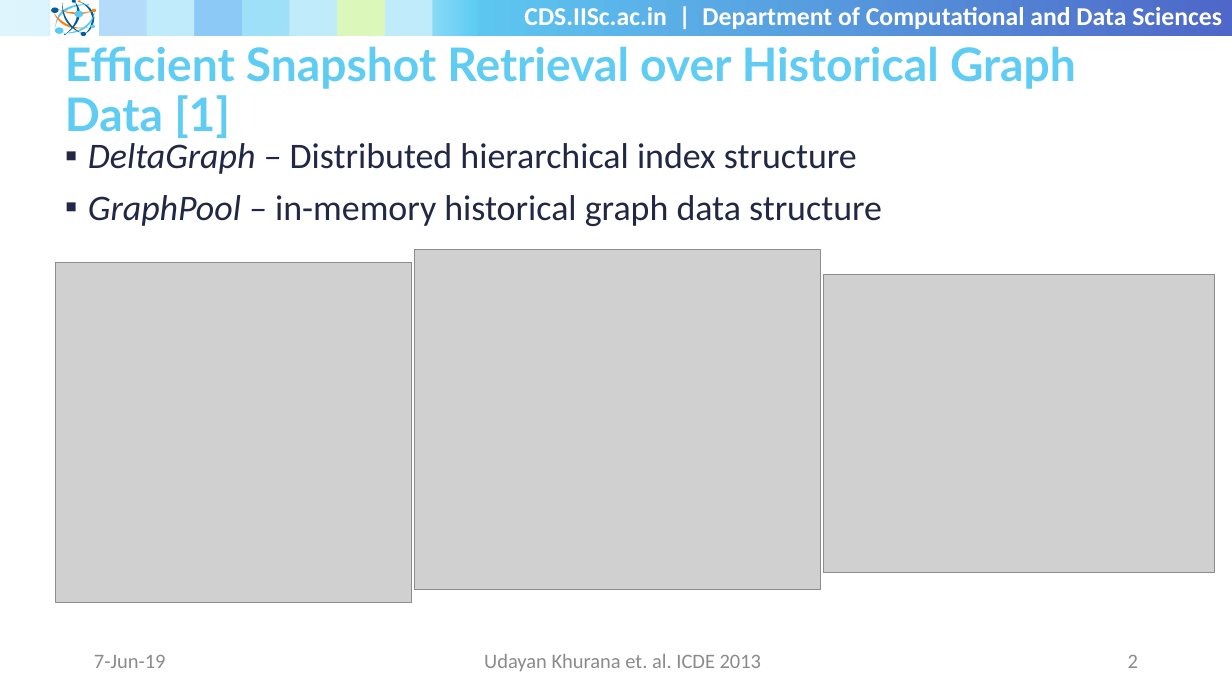
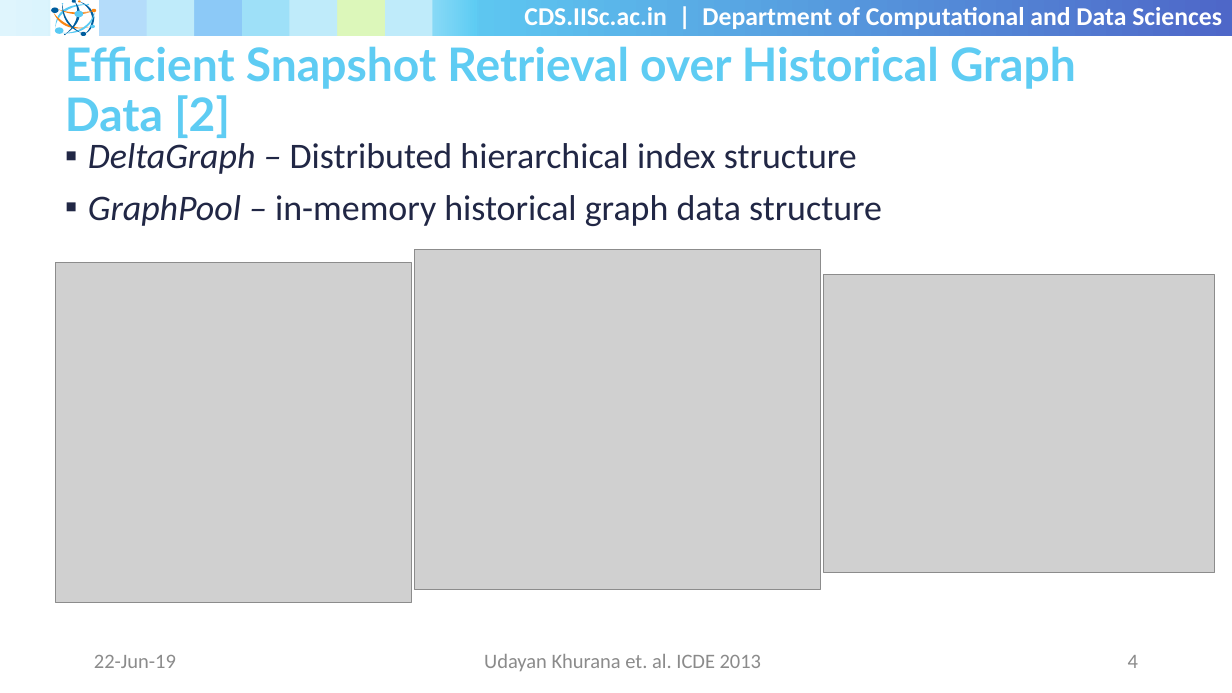
Before and after one commit to shriramrseee/mtech-research, a slide deck: slide 4 of presentations/Presentation 1.pptx (slide 2 before the commit). Drawn at 1232x693 pixels with LibreOffice and Linux fonts; fonts in the diff are those of the drawing; grey boxes stand for pictures; background and template pictures are left out. Boxes give left, top, right and bottom in pixels: in the first picture for what was removed or moved away, otherwise in the second. Text is boxed around its words. In the diff, an @@ line names an element or a change of style, - is before the commit and + after.

```diff
--- a/presentations/Presentation 1.pptx
+++ b/presentations/Presentation 1.pptx
@@ title at (65,46,1076,138): text changed @@
-Efficient Snapshot Retrieval over Historical Graph Data [1]
+Efficient Snapshot Retrieval over Historical Graph Data [2]
@@ text at (94,655,176,668): text changed @@
-7-Jun-19
+22-Jun-19
@@ page number at (1128,655,1138,668): text changed @@
-2
+4
```
Also in this commit, not shown: 3 other slides changed, 13 slides added, 2 slides removed, 8 other files.
